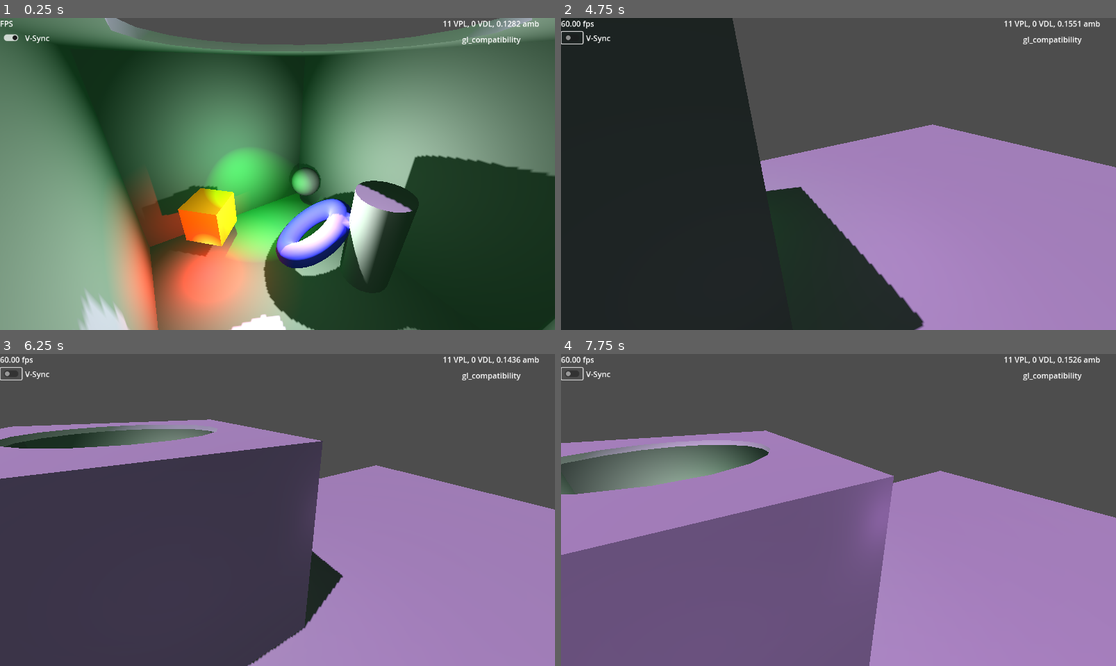
Above: before the commit, frames 1-4 (two rows, left to right).
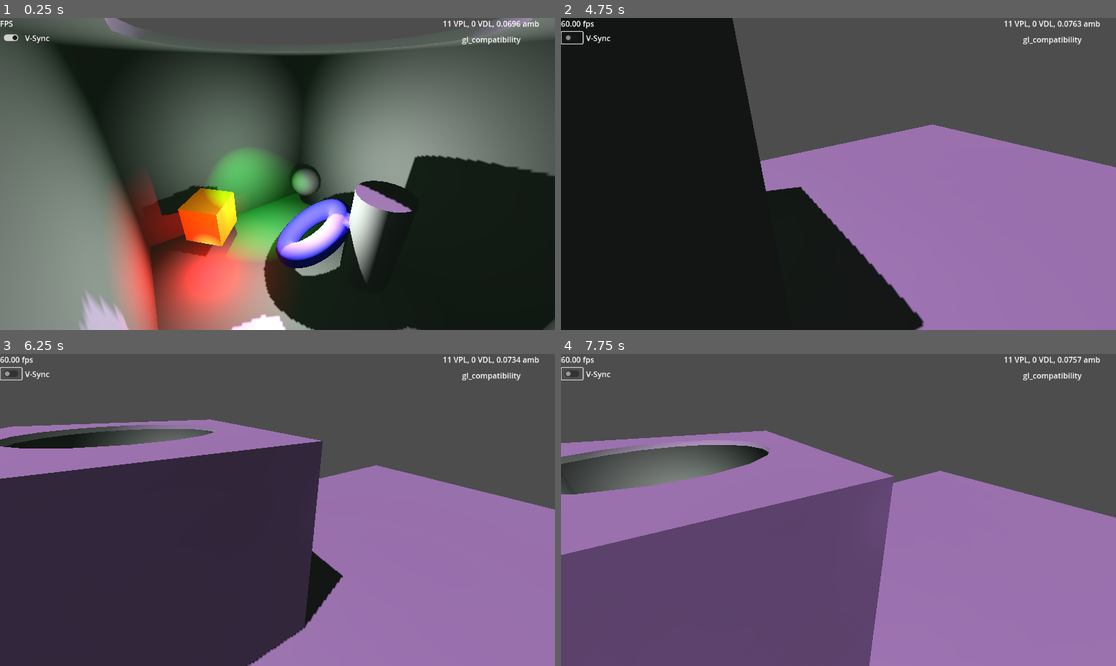
Above: after the commit, the same moments.

Repository: GregPickering/O1S_FauxGI
Game: Godot game, scene res://Scenes/scene_3d.tscn
The game is run twice, just before and just after one commit, with the same random seed, the same clock (stepped at 60 frames per second) and the same inputs.
Inputs (mouse positions are in pixels of both pictures, inside the frame that each line leads up to):
- Up to frame 1 (0.25 s): no input
- Up to frame 2 (4.75 s): tap Enter at 0.5 s; move the mouse to (960, 158) at 0.52 s; hold D 0.53-1.25 s; tap G at 0.6 s; click (960, 158) at 0.67 s; drag from (727, 189) to (810, 236) at 1.27 s; click (572, 36) at 2 s; move the mouse to (894, 105) at 2.77 s; hold D 2.78-3.5 s; tap E at 2.85 s; drag from (810, 236) to (672, 127) at 3.52 s; move the mouse to (1005, 220) at 4.27 s; hold A from 4.28 s (still down); tap Q at 4.35 s
- Up to frame 3 (6.25 s): release A at 5 s; drag from (111, 463) to (194, 432) at 5.02 s; move the mouse to (305, 510) at 5.77 s; hold S from 5.78 s (still down); tap G at 5.85 s; click (305, 510) at 5.92 s
- Up to frame 4 (7.75 s): release S at 6.5 s; drag from (755, 432) to (727, 525) at 6.52 s; move the mouse to (960, 494) at 7.27 s; hold W from 7.28 s (still down); tap E at 7.35 s

The runs differ from the first frame. In frame 1, 80% of the frame differs, in the area x 0-100%, y 0-100%; in frame 2, 0.4%; in frame 3, 0.3%; in frame 4, 2.8%.

Commit message:
Fix /0 bug in ambient.
Check /0 error when base ambient energy was 0 and no VPLs were active.
Check if FauxGI node is visible before setting VPLs and ambient.
Commented out unused "raycast_average".

Diff:
--- a/O1S_FauxGI/faux_gi.gd
+++ b/O1S_FauxGI/faux_gi.gd
@@ -160,7 +160,7 @@
 var rescan_in_n : int = 60 # scan for light changes every second or so
 func _physics_process( _delta ):
 	rescan_in_n -= 1
-	if in_editor or rescan_in_n <= 0:
+	if in_editor or (rescan_in_n <= 0):
 		rescan_in_n = randi_range( 30, 90 )
 		allocate_VPLs( max_vpls )
 		allocate_VDLs( max_directionals )
@@ -169,7 +169,8 @@
 	active_VDLs = 0
 	raycast_hits.clear()
 	raycast_misses.clear()
-	if bounce_gain >= 0.01:
+	var vis : bool = is_visible_in_tree()
+	if (bounce_gain >= 0.01) and vis:
 		# do I need to refresh all light data?
 		if light_data_stale:
 			VPL_targets = {}
@@ -191,7 +192,7 @@
 	else:
 		VPL_targets.clear()
 
-	if (bounce_gain < 0.01) or (ambient_gain < 0.01):
+	if (bounce_gain < 0.01) or (ambient_gain < 0.01) or not vis:
 		disable_ambient_secondaries()
 
 	# the user may wish to display raycasts
@@ -303,7 +304,7 @@
 				global_energy += e
 		# and in case we are updating the environmental ambient...
 		environment_node.environment.ambient_light_source = Environment.AMBIENT_SOURCE_COLOR
-		environment_node.environment.ambient_light_color = global_color / global_energy
+		environment_node.environment.ambient_light_color = global_color if (global_energy == 0.0) else (global_color / global_energy)
 		ambient_energy = global_energy
 		environment_node.environment.ambient_light_energy = ambient_energy
 		#print( global_energy )
@@ -400,7 +401,7 @@
 					for key in ray_res:
 						avg_ray_res[ key ] += ray_res[ key ]
 	if avg_ray_res:
-		# divide by energy
+		# divide by sum_energy, which had to be > 0 to create avg_ray_res
 		var gain = 1.0 / sum_energy
 		avg_ray_res[ ray_storage.pos ] *= gain
 		avg_ray_res[ ray_storage.norm ] *= gain
@@ -409,32 +410,32 @@
 		avg_ray_res[ ray_storage.energy ] = sum_energy / rays.size()
 	return avg_ray_res
 
-func raycast_average( rays_from_to : PackedVector3Array,
-			target : Vector3, look : Vector3,
-			dist : float ) -> Dictionary:
-	var avg_ray_res : Dictionary
-	var sum_score : float = 0.0
-	for ray_idx in range( 0, rays_from_to.size(), 2 ):
-		var res_ray := raycast( rays_from_to[ ray_idx ], rays_from_to[ ray_idx + 1 ] )
-		if res_ray:
-			var score : float = lerpf( 1.0, 0.1, clamp(
-					target.distance_to( res_ray.position ) / dist, 0.0, 1.0 ) )
-			score *= max( 0.0, look.dot( res_ray.position - target ) )
-			if (score > 0.0) and (look.dot( res_ray.normal ) < 0.0):
-				sum_score += score
-				if avg_ray_res:
-					avg_ray_res[ ray_storage.pos ] += res_ray.position * score
-					avg_ray_res[ ray_storage.norm ] += res_ray.normal * score
-				else:
-					avg_ray_res[ ray_storage.pos ] = res_ray.position * score
-					avg_ray_res[ ray_storage.norm ] = res_ray.normal * score
-	if avg_ray_res:
-		avg_ray_res[ ray_storage.energy ] = 2.0 * sum_score / rays_from_to.size()
-		avg_ray_res[ ray_storage.pos ] /= sum_score
-		avg_ray_res[ ray_storage.norm ] /= sum_score
-		# debug
-		$DirCastDebug.global_position = avg_ray_res[ ray_storage.pos ]
-	return avg_ray_res
+#func raycast_average( rays_from_to : PackedVector3Array,
+			#target : Vector3, look : Vector3,
+			#dist : float ) -> Dictionary:
+	#var avg_ray_res : Dictionary
+	#var sum_score : float = 0.0
+	#for ray_idx in range( 0, rays_from_to.size(), 2 ):
+		#var res_ray := raycast( rays_from_to[ ray_idx ], rays_from_to[ ray_idx + 1 ] )
+		#if res_ray:
+			#var score : float = lerpf( 1.0, 0.1, clamp(
+					#target.distance_to( res_ray.position ) / dist, 0.0, 1.0 ) )
+			#score *= max( 0.0, look.dot( res_ray.position - target ) )
+			#if (score > 0.0) and (look.dot( res_ray.normal ) < 0.0):
+				#sum_score += score
+				#if avg_ray_res:
+					#avg_ray_res[ ray_storage.pos ] += res_ray.position * score
+					#avg_ray_res[ ray_storage.norm ] += res_ray.normal * score
+				#else:
+					#avg_ray_res[ ray_storage.pos ] = res_ray.position * score
+					#avg_ray_res[ ray_storage.norm ] = res_ray.normal * score
+	#if avg_ray_res:
+		#avg_ray_res[ ray_storage.energy ] = 2.0 * sum_score / rays_from_to.size()
+		#avg_ray_res[ ray_storage.pos ] /= sum_score
+		#avg_ray_res[ ray_storage.norm ] /= sum_score
+		## debug
+		#$DirCastDebug.global_position = avg_ray_res[ ray_storage.pos ]
+	#return avg_ray_res
 
 func jitter_ray_angle(	ray : Vector3, N : int, deg : float,
 						percent_quasirandom : float = percent_stable ) -> PackedVector3Array:
--- a/Scenes/scene_3d.tscn
+++ b/Scenes/scene_3d.tscn
@@ -9,8 +9,8 @@
 
 [sub_resource type="Environment" id="Environment_q5cge"]
 ambient_light_source = 2
-ambient_light_color = Color(0.622614, 0.967895, 0.689203, 1)
-ambient_light_energy = 0.16001
+ambient_light_color = Color(0.807012, 0.949151, 0.845678, 1)
+ambient_light_energy = 0.0849945
 tonemap_mode = 3
 volumetric_fog_density = 0.271
 
@@ -25,7 +25,6 @@
 [node name="FauxGI" parent="." node_paths=PackedStringArray("top_node", "label_node", "environment_node") instance=ExtResource("1_q5cge")]
 top_node = NodePath("..")
 label_node = NodePath("../UICanvas/FauxGIStatusLabel")
-bounce_gain = 1.0
 oversample_dir = 32
 environment_node = NodePath("../WorldEnvironment")
 metadata/_edit_group_ = true
@@ -80,7 +79,7 @@
 size = Vector3(15.4212, 0.1, 36.4354)
 
 [node name="SpinSpot" type="Node3D" parent="."]
-transform = Transform3D(-0.313682, 0, -0.949528, 0, 1, 0, 0.949528, 0, -0.313682, 0, 0, 0)
+transform = Transform3D(0.847151, 0, -0.531352, 0, 1, 0, 0.531352, 0, 0.847151, 0, 0, 0)
 script = ExtResource("3_ok1gl")
 speed = -1.795
 
@@ -98,7 +97,7 @@
 shadow_enabled = true
 
 [node name="SpinDir" type="Node3D" parent="."]
-transform = Transform3D(0.92294, 0, 0.384944, 0, 1, 0, -0.384944, 0, 0.92294, 0, 0, 0)
+transform = Transform3D(0.207609, 0, 0.978212, 0, 1, 0, -0.978212, 0, 0.207609, 0, 0, 0)
 script = ExtResource("3_ok1gl")
 speed = 0.42
 
@@ -147,7 +146,7 @@
 offset_left = -261.0
 offset_bottom = 23.0
 grow_horizontal = 0
-text = "11 VPL, 0 VDL, 0.1600 amb "
+text = "11 VPL, 0 VDL, 0.0850 amb "
 horizontal_alignment = 1
 
 [node name="RendererLabel" type="Label" parent="UICanvas"]
